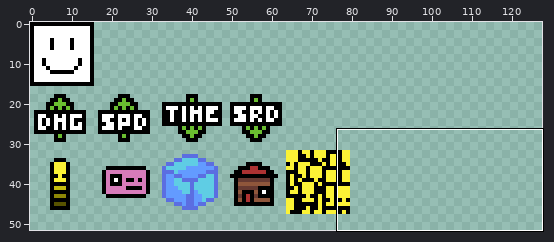
Pixel-art file -- LOOT/items.aseprite. Above: a wide view before the commit, with the close-up outlined.
Close-up. Before the commit:
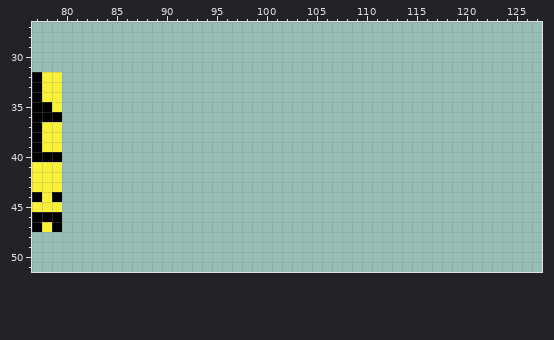
128x128 pixels, 1 frame. Shown: x 77..127, y 27..51. The wide view leaves out empty margins.
Now the later version:
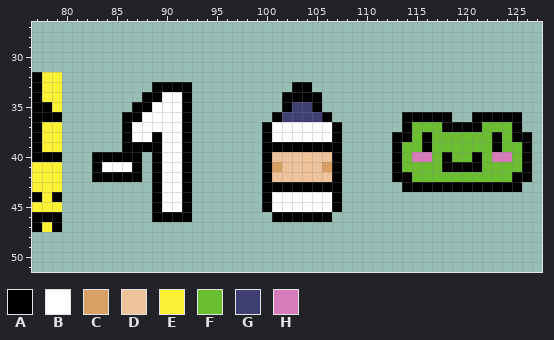
Palette (. is transparent): A #000000  B #ffffff  C #d9a066  D #eec39a  E #fbf236  F #6abe30  G #3f3f74  H #d77bba
Edits made:
Colour A is added in row 33 at x 89 to 92 and 103 to 104; in row 34 at x 88 to 89, 92 and 102 to 105; in row 35 at x 87 to 88, 92, 102 and 105; in row 36 at x 86 to 87, 92, 101, 106, 114 to 118 and 121 to 125; in row 37 at x 86, 92, 100, 107, 114, 118 to 121 and 125; in row 38 at x 86, 89, 92, 100, 107, 113 to 114, 116, 123 and 125 to 126.
Colour A is added in row 39 at x 86 to 89, 92, 100 to 107, 113, 116, 123 and 126; in row 40 at x 83 to 87, 89, 92, 100, 107, 113, 118, 121 and 126; in row 41 at x 83, 87, 89, 92, 100, 107, 113, 118 to 121 and 126; in row 42 at x 83 to 87, 89, 92, 100, 107, 113 to 114 and 125 to 126; in row 43 at x 89, 92, 100 to 107 and 114 to 125; in rows 44 to 45 at x 89, 92, 100 and 107.
Colour A is added in row 46 at x 89 to 92 and 101 to 106.
Colour B is added in row 34 at x 90 to 91; in row 35 at x 89 to 91; in row 36 at x 88 to 91; in row 37 at x 87 to 91 and 101 to 106; in row 38 at x 87 to 88, 90 to 91 and 101 to 106; in rows 39 to 40 at x 90 to 91.
Colour B is added in row 41 at x 84 to 86 and 90 to 91; in rows 42 to 43 at x 90 to 91; in rows 44 to 45 at x 90 to 91 and 101 to 106.
Colour C is added in row 41 at x 101 and 106.
Colour D is added in row 40 at x 101 to 106; in row 41 at x 102 to 105; in row 42 at x 101 to 106.
Colour F is added in row 37 at x 115 to 117 and 122 to 124; in row 38 at x 115, 117 to 122 and 124; in row 39 at x 114 to 115, 117 to 122 and 124 to 125; in row 40 at x 114, 117, 119 to 120, 122 and 125; in row 41 at x 114 to 117 and 122 to 125; in row 42 at x 115 to 124.
Colour G is added in row 35 at x 103 to 104; in row 36 at x 102 to 105.
Colour H is added in row 40 at x 115 to 116 and 123 to 124.
